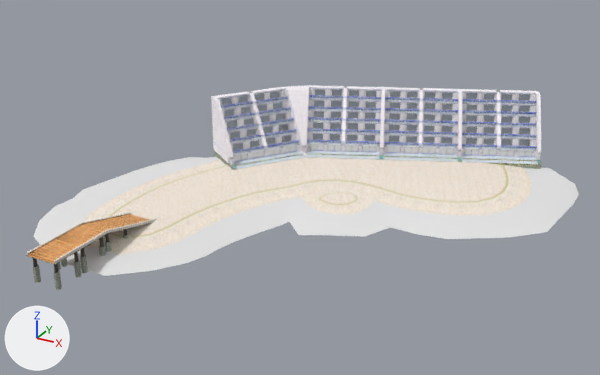
The OBJ model SonicGame3Dv3/res/Models/EmeraldCoast/Chunk1.obj: old version first, new version second.
The view is the same before and after, from a 50 mm camera at (630.0, -2313.0, 966.0) aimed at (-392.0, -456.0, 38.0). Every picture has the same lights, and +X, +Y and +Z are marked at lower left. Where no turn or scale is listed for an object, it has been applied to the vertices.

Objects in the first picture: 'Chunk1'.
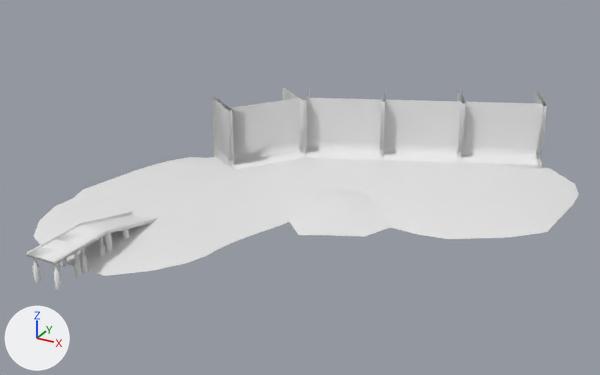
Changed parts and their boxes [x1, y1, x2, y2] in the pictures (600 x 375 px):
'Chunk1', reshaped
    before: [27, 85, 579, 290]
    after: [27, 87, 579, 290]
part 1 of me_chunk1, added
    after: [316, 192, 361, 207]
part 2 of me_chunk1, deleted (blue)
    before: [221, 95, 537, 162]
part 3 of me_chunk1, cut back
    before: [211, 85, 541, 221]
    after: [88, 87, 547, 252]
part 4 of me_chunk1, recoloured
    both: [213, 143, 538, 163]
part 5 of me_chunk1, recoloured
    both: [83, 157, 531, 255]
part 6 of me_chunk1, recoloured
    before: [106, 164, 512, 241]
    after: [115, 165, 490, 239]
part 7 of me_chunk1, recoloured (black to grey)
    both: [33, 237, 104, 273]
part 8 of me_chunk1, recoloured
    both: [57, 212, 133, 237]
part 9 of me_chunk1, recoloured
    both: [27, 219, 157, 265]
part 10 of me_chunk1, recoloured (orange to white)
    both: [28, 214, 150, 264]
part 11 of me_chunk1, recoloured
    after: [233, 104, 306, 162]
part 12 of me_chunk1, recoloured
    both: [33, 246, 106, 290]
part 13 of me_chunk1, recoloured
    both: [27, 212, 158, 261]

What changed in the scene script:
```text
Change me_chunk1:
    remove me_chunk1.from_pydata(...)  # 3577 vertices, 5534 faces; spans x -1008.0..276.0, y -1122.0..282.0, z -25.0..186.0
    remove me_chunk1.materials.append(mat_material_bd73f8_002)  # picture img_sea1_19_png
    remove me_chunk1.materials.append(mat_material_c1aca8_002)  # picture img_sea1_17_png
    remove me_chunk1.materials.append(mat_material_bcd4f4_002)  # picture img_sea1_20_png
    remove me_chunk1.materials.append(mat_material_be31b0_002)  # picture img_sea1_6_png
    remove me_chunk1.materials.append(mat_material_be30fc_002)  # picture img_sea1_1_png
    remove me_chunk1.materials.append(mat_material_bea2a0_002)  # picture img_sea1_21_png
    remove me_chunk1.materials.append(mat_material_be2618_002)  # picture img_sea1_34_png
    remove me_chunk1.materials.append(mat_material_bec908_002)  # picture img_m32_cos003_png
    remove me_chunk1.materials.append(mat_material_bea250_002)  # picture img_sea1_18_png
    remove me_chunk1.materials.append(mat_material_be30d4_002)  # picture img_sea1_5_png
    remove me_chunk1.materials.append(mat_material_b9567c_001)  # white #e7e7e7
    remove me_chunk1.materials.append(mat_material_be3200_002)  # picture img_sea1_mado2_png
    remove me_chunk1.materials.append(mat_material_c1acd0_002)  # white #e7e7e7
    remove me_chunk1.materials.append(mat_material_bea23c_002)  # picture img_sea1_15_png
    remove me_chunk1.materials.append(mat_material_be3160_002)  # picture img_sea_4_png
    remove me_chunk1.materials.append(mat_material_be25dc_002)  # picture img_sea1_9_png
    remove me_chunk1.materials.append(mat_material_be25a0_002)  # picture img_sea1_14_png
    remove me_chunk1.materials.append(mat_material_be3110_002)  # picture img_sea1_10_png
    add me_chunk1.from_pydata(...)  # 1123 vertices, 1667 faces; spans x -1008.0..276.0, y -1122.0..282.0, z -25.0..186.0
    me_chunk1 part 1: a new loose piece of 26 vertices spanning x -363.0..-244.0, y -447.0..-339.0, z -2.0..1.0
    me_chunk1 part 2: 46 loose pieces with 672 vertices, spanning x -772.0..109.0, y -335.0..241.0, z 10.0..165.0, are deleted
    me_chunk1 part 3: 3 vertices moved from x -698.0..-691.0, y -335.0..-326.0, z 10.0..14.0 to x -698.0..-630.0, y -335.0..-242.0, z 46.0..186.0; 1979 vertices removed from x -811.0..128.0, y -508.0..282.0, z -10.0..186.0; 171 vertices added at x -814.0..128.0, y -941.0..157.0, z -25.0..186.0
    me_chunk1 part 4: 22 faces spanning x -811.0..128.0, y -357.0..282.0, z 10.0..32.0 switch from mat_material_bcd4cc_002 (picture img_sea1_12_png) to no material
    me_chunk1 part 5: 290 faces spanning x -869.0..157.0, y -942.0..111.0, z -10.0..6.0 switch from mat_material_b030f8_001 (picture img_m128_cos020_png) to no material
    me_chunk1 part 6: 216 faces spanning x -814.0..102.0, y -887.0..85.0, z -2.0..6.0 switch from mat_material_b06da4_001 (picture img_m128_cos012_png) to no material
    me_chunk1 part 7: 144 faces spanning x -742.0..-666.0, y -1115.0..-865.0, z 6.0..45.0 switch from mat_material_bcd51c_002 (picture img_sea1_25_png) to no material
    me_chunk1 part 8: 11 faces spanning x -744.0..-664.0, y -1122.0..-748.0, z 0.0..54.0 switch from mat_material_bec91c_002 (picture img_sea1_29_png) to no material
    me_chunk1 part 9: 42 faces spanning x -748.0..-660.0, y -1122.0..-748.0, z -6.0..54.0 switch from mat_material_bd5ce0_002 (picture img_sea1_16_png) to no material
    me_chunk1 part 10: 29 faces spanning x -748.0..-660.0, y -1122.0..-748.0, z -6.0..51.0 switch from mat_material_bcd4b8_002 (picture img_m128_cos026_png) to no material
    me_chunk1 part 11: 4 faces spanning x -698.0..-526.0, y -335.0..-71.0, z 0.0..186.0 switch from mat_material_be258c_002 (picture img_sea1_2_png) to no material
    me_chunk1 part 12: 168 faces spanning x -811.0..137.0, y -1117.0..282.0, z -25.0..18.0 switch from mat_material_bae808_002 (picture img_m64_cos007_png) to no material
    me_chunk1 part 13: 26 faces spanning x -748.0..-660.0, y -1122.0..-748.0, z 0.0..54.0 switch from mat_material_bd6550_002 (picture img_sea1_28_png) to no material
```
